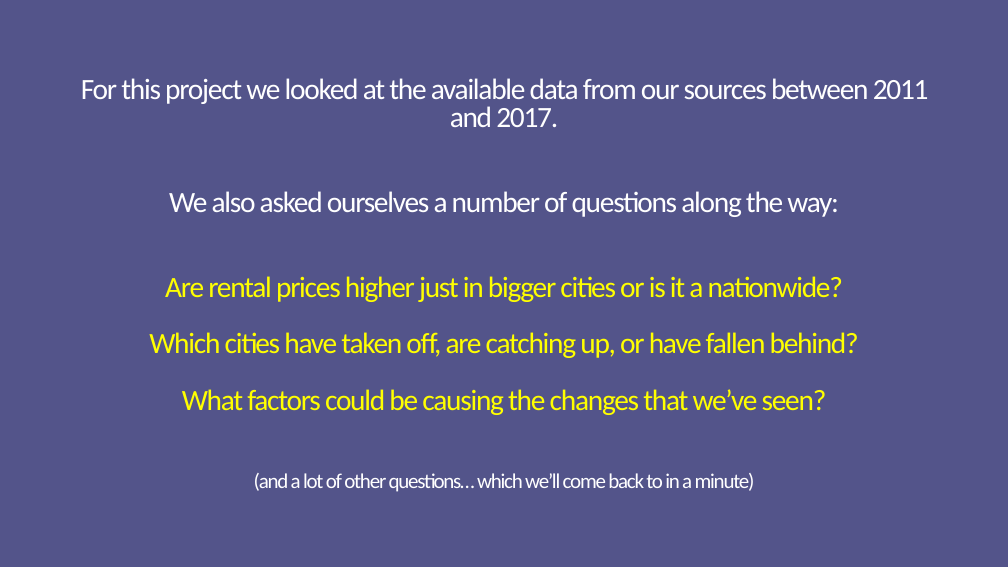
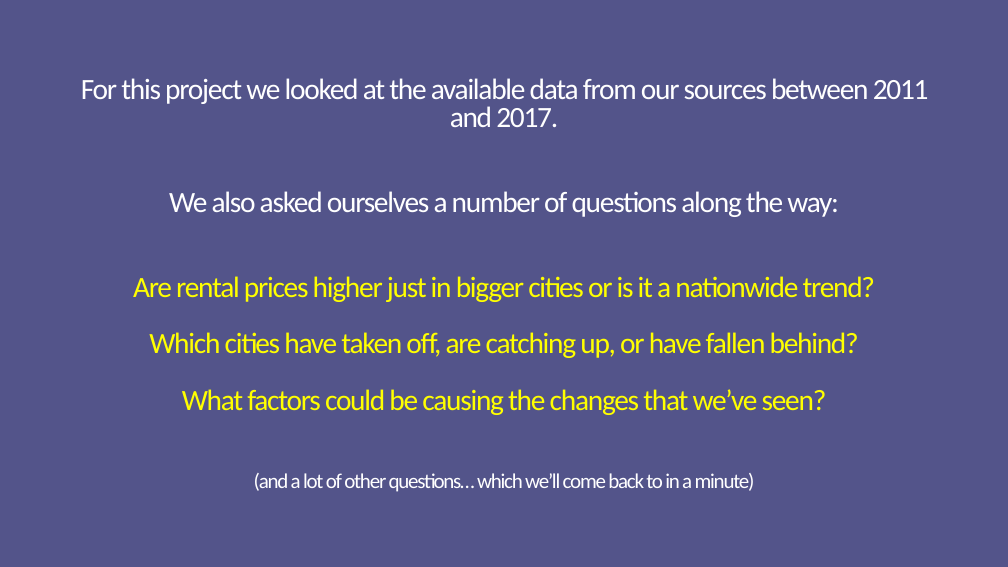
Before and after one commit to marcusmcb/group-project-1, a slide deck: slide 6 of resources/powerpoint/uci-rental-presentation.pptx (slide 5 before the commit). Drawn at 1008x567 pixels with LibreOffice and Linux fonts; fonts in the diff are those of the drawing. Boxes give left, top, right and bottom in pixels: in the first picture for what was removed or moved away, otherwise in the second. Text is boxed around its words. In the diff, an @@ line names an element or a change of style, - is before the commit and + after.

```diff
--- a/resources/powerpoint/uci-rental-presentation.pptx
+++ b/resources/powerpoint/uci-rental-presentation.pptx
@@ title at [81,78,929,492]: text changed @@
-For this project we looked at the available data from our sources between 2011 and 2017.
-We also asked ourselves a number of questions along the way:
-Are rental prices higher just in bigger cities or is it a nationwide?
-Which cities have taken off, are catching up, or have fallen behind?
-What factors could be causing the changes that we’ve seen?
-(and a lot of other questions… which we’ll come back to in a minute)
+For this project we looked at the available data from our sources between 2011 and 2017.
+We also asked ourselves a number of questions along the way:
+Are rental prices higher just in bigger cities or is it a nationwide trend?
+Which cities have taken off, are catching up, or have fallen behind?
+What factors could be causing the changes that we’ve seen?
+(and a lot of other questions… which we’ll come back to in a minute)
```
Also in this commit, not shown: 15 other slides changed, 4 slides added, 2 slides removed, 1 other file.
